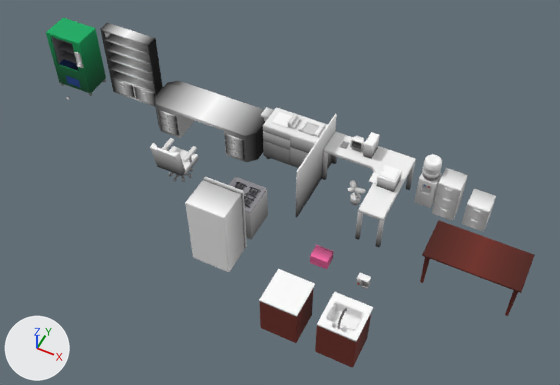
A saved change to the Blender file Assets/Meshes/Office.blend.
The view is the same before and after, from a 50 mm lens placed at (3.67, -11.14, 13.32), pointed at (-1.3, -1.2, 0.9). The lights are fixed; the arrows at lower left show +X, +Y and +Z. The older version comes first.

In view in the first picture: 'Bookshelf', 'Copier', 'CubicleDesk', 'CubicleSeparator', 'FileCabinet', 'FileCabinetSmall', 'Fridge', 'KitchenCabinet', 'KitchenCabinet.001', 'LargeDesk', 'Oven', 'Table', 'VendingMachine' and 18 more.
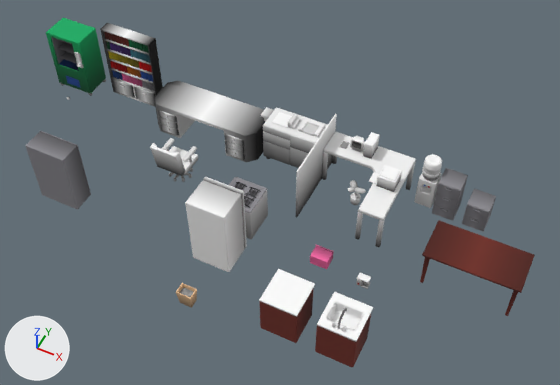
Where the change shows, as pixel boxes (x1, y1, x2, y2) in the pictures (560 x 385 px):
```json
{"object": "Cabinet", "change": "added", "after": [25, 131, 91, 210]}
{"object": "Books", "change": "added", "after": [104, 32, 155, 91]}
{"object": "FileCabinet", "change": "recoloured, surface changed", "before": [432, 168, 468, 221], "after": [432, 168, 468, 221], "on screen": "white to grey"}
{"object": "FileCabinetSmall", "change": "recoloured, surface changed", "before": [462, 189, 496, 232], "after": [462, 189, 496, 232], "on screen": "white to grey"}
{"object": "Trash", "change": "added", "after": [176, 283, 197, 308]}
```

Edits to the scene script, one JSON object a line:
```json
{"block": "me_cube_006", "where": "me_cube_006.from_pydata(...)  # 68 vertices, 51 faces; spans x -0.24..0.26, y -0.565..0.0, z 0.0..1.0"}
{"block": "me_cube_006", "where": "# used by ob_filecabinet; location = (1.9, 1.0, 0.0)"}
{"op": "remove", "block": "me_cube_006", "code": "me_cube_006.materials.append(mat_grad)"}
{"block": "me_cube_006", "change": "me_cube_006 part 1: texture (UV) coordinates of 51 of 51 faces, centred in x -0.24..0.26, y -0.565..0.0, z 0.0..1.0, changed; they spanned u 0.5..0.5, v 0.37..0.98 and now span u 0.66..0.66, v 0.37..0.98"}
{"op": "add", "block": "me_cube_006", "code": "me_cube_006.materials.append(mat_gradcolor)  # picture img_crayola_13_grad_png"}
{"block": "me_cube_027", "where": "me_cube_027.from_pydata(...)  # 48 vertices, 36 faces; spans x -0.24..0.26, y -0.565..0.0, z 0.0..0.67"}
{"block": "me_cube_027", "where": "# used by ob_filecabinetsmall; location = (2.6, 1.0, 0.0)"}
{"op": "remove", "block": "me_cube_027", "code": "me_cube_027.materials.append(mat_grad)"}
{"block": "me_cube_027", "change": "me_cube_027 part 2: texture (UV) coordinates of 36 of 36 faces, centred in x -0.24..0.26, y -0.565..0.0, z 0.0..0.67, changed; they spanned u 0.5..0.5, v 0.37..0.98 and now span u 0.66..0.66, v 0.38..0.98"}
{"op": "add", "block": "me_cube_027", "code": "me_cube_027.materials.append(mat_gradcolor)  # picture img_crayola_13_grad_png"}
{"op": "add", "block": "me_cube_042", "code": ["me_cube_042 = bpy.data.meshes.new('Cube.042')", "me_cube_042.from_pydata(...)  # 520 vertices, 325 faces; spans x -0.89..0.89, y -0.35..-0.07, z 0.69..2.65", "me_cube_042.materials.append(mat_gradcolor)  # picture img_crayola_13_grad_png"]}
{"op": "add", "block": "me_cube_040", "code": ["me_cube_040 = bpy.data.meshes.new('Cube.040')", "me_cube_040.from_pydata(...)  # 40 vertices, 28 faces; spans x -0.5..0.5, y 0.0..0.56, z 0.0..1.6", "me_cube_040.materials.append(mat_gradcolor)  # picture img_crayola_13_grad_png"]}
{"op": "add", "block": "me_cube_039", "code": ["me_cube_039 = bpy.data.meshes.new('Cube.039')", "me_cube_039.from_pydata(...)  # 115 vertices, 93 faces; spans x -0.181..0.181, y -0.127..0.127, z 0.0..0.4", "me_cube_039.materials.append(mat_gradcolor)  # picture img_crayola_13_grad_png"]}
{"op": "add", "block": "ob_books", "code": ["ob_books = bpy.data.objects.new('Books', me_cube_042)", "ob_books.location = (-6.4, 1.0, 0.0)", "ob_books.scale = (0.724, 0.724, 0.724)", "_m = ob_books.modifiers.new('Bevel', 'BEVEL')", "_m.limit_method = 'WEIGHT'", "_m.offset_type = 'WIDTH'", "_m.harden_normals = True"]}
{"op": "add", "block": "ob_cabinet", "code": ["ob_cabinet = bpy.data.objects.new('Cabinet', me_cube_040)", "ob_cabinet.location = (-6.0, -3.0, 0.0)", "_m = ob_cabinet.modifiers.new('Bevel', 'BEVEL')", "_m.limit_method = 'WEIGHT'", "_m.harden_normals = True"]}
{"op": "add", "block": "ob_trash", "code": ["ob_trash = bpy.data.objects.new('Trash', me_cube_039)", "ob_trash.location = (-2.0, -4.0, 0.0)", "_m = ob_trash.modifiers.new('Bevel', 'BEVEL')", "_m.width = 0.01", "_m.width_pct = 0.01", "_m.limit_method = 'WEIGHT'", "_m.harden_normals = True"]}
```
